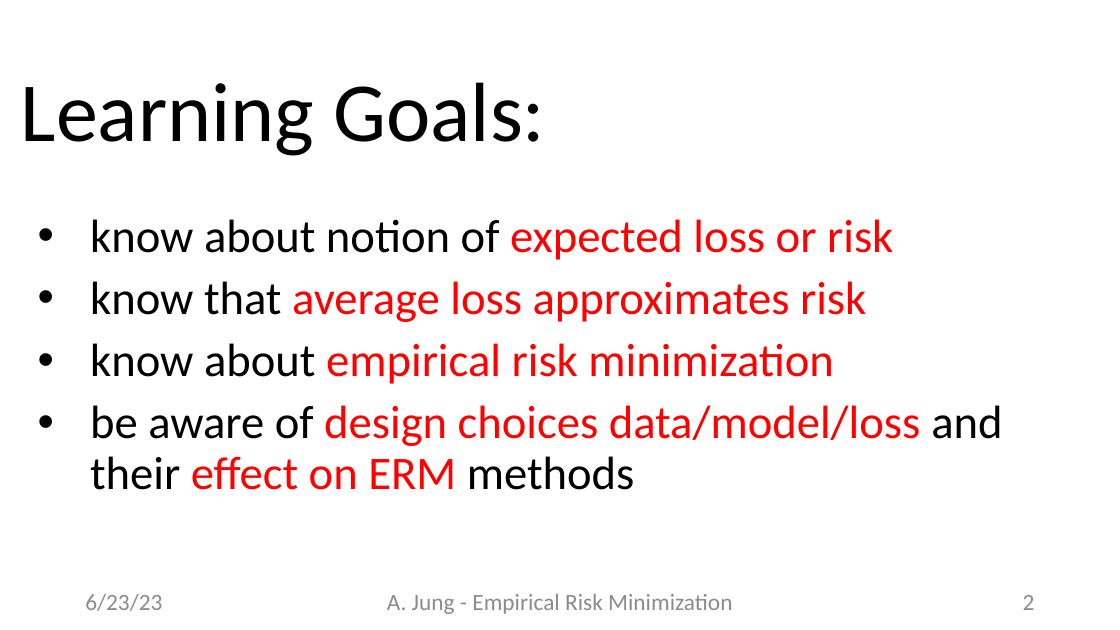
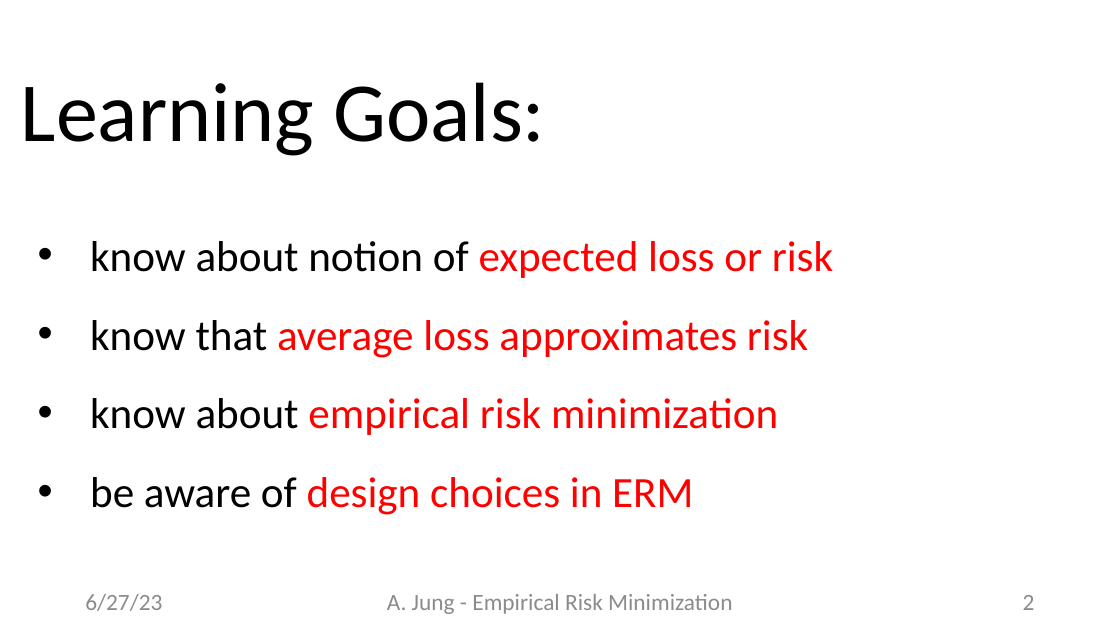
Before and after one commit to alexjungaalto/TeachingPublic, a slide deck: slide 2 of CourseShanghaiJune2023/Lec_ERM_Regression.pptx. Drawn at 1120x630 pixels with LibreOffice and Linux fonts; fonts in the diff are those of the drawing. Boxes give left, top, right and bottom in pixels: in the first picture for what was removed or moved away, otherwise in the second. Text is boxed around its words. In the diff, an @@ line names an element or a change of style, - is before the commit and + after.

```diff
--- a/CourseShanghaiJune2023/Lec_ERM_Regression.pptx
+++ b/CourseShanghaiJune2023/Lec_ERM_Regression.pptx
@@ subtitle at [90,241,833,435]: size 40 to 37 pt in "know about notion of expected loss or ...", "know that average loss approximates risk", "know about empirical risk minimization"; line spacing 0.9 to 1.3 @@
@@ subtitle at [90,477,693,515]: text changed; size 40 to 37 pt @@
-• be aware of design choices data/model/loss and their effect on ERM methods
+• be aware of design choices in ERM
@@ text at [85,594,162,611]: text changed @@
-6/23/23
+6/27/23
```
Also in this commit, not shown: 43 other slides changed, 8 other files.
